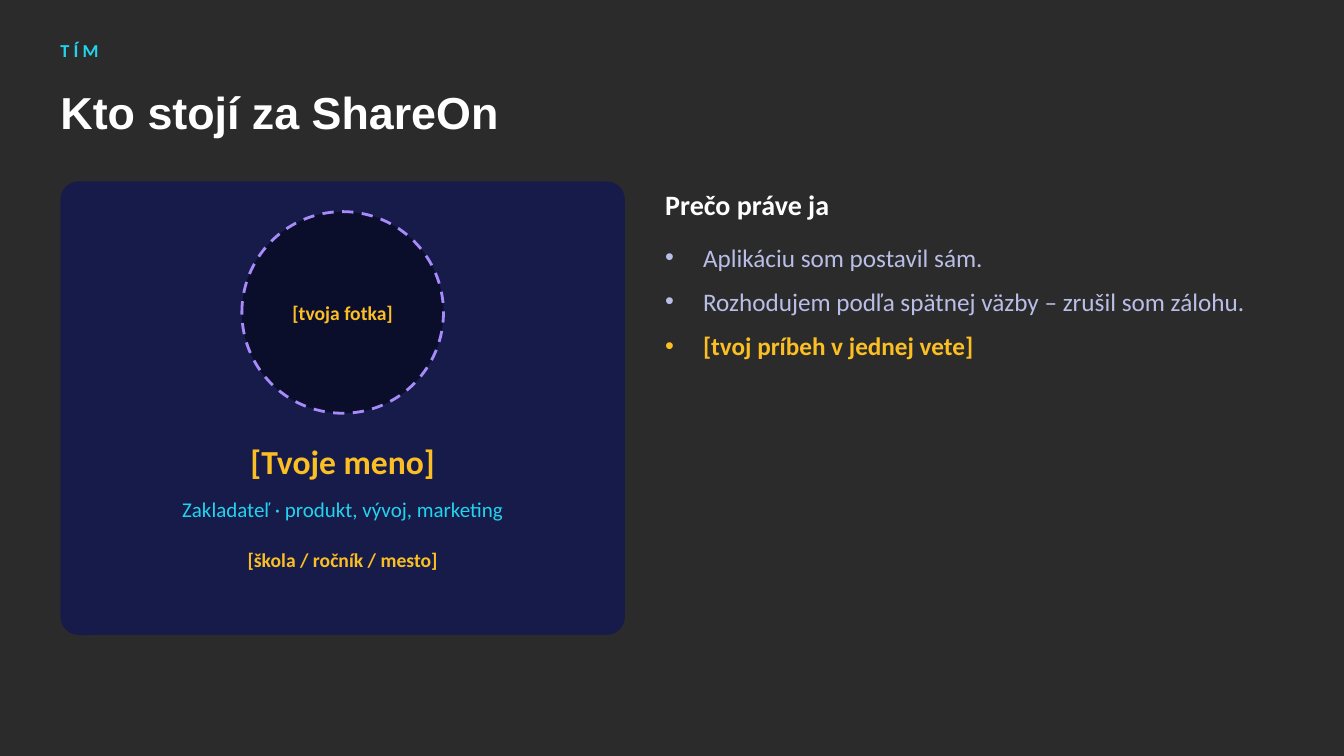
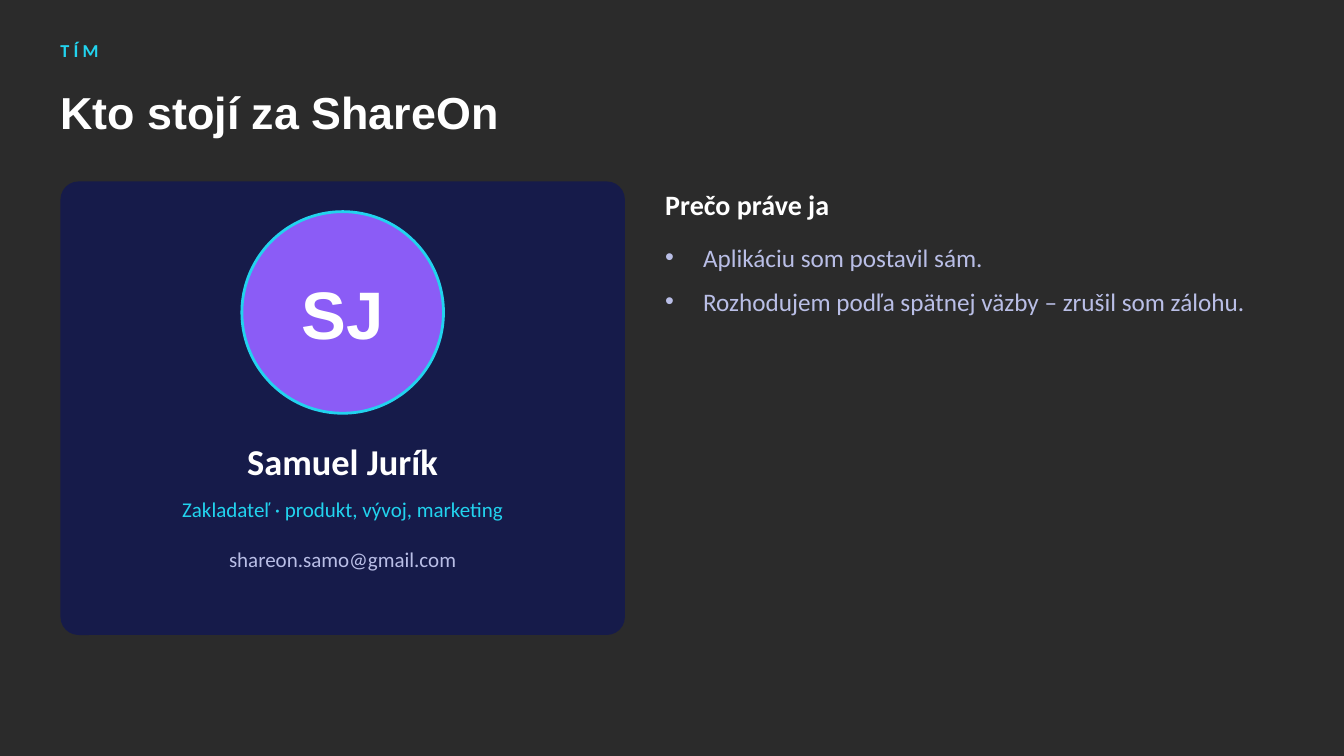
Before and after one commit to samueljurik5-web/shareon, a slide deck: slide 12 of docs/pitch/ShareOn-pitch-deck.pptx. Drawn at 1344x756 pixels with LibreOffice and Linux fonts; fonts in the diff are those of the drawing; background and template pictures are left out; a plain dark background stands for a picture behind light text. Boxes give left, top, right and bottom in pixels: in the first picture for what was removed or moved away, otherwise in the second. Text is boxed around its words. In the diff, an @@ line names an element or a change of style, - is before the commit and + after.

```diff
--- a/docs/pitch/ShareOn-pitch-deck.pptx
+++ b/docs/pitch/ShareOn-pitch-deck.pptx
@@ ellipse at bbox=[242, 212, 444, 413]: fill #0B0E2B to #8B5CF6; outline #A78BFA 2 pt dashed to #22D3EE 2 pt @@
@@ text at bbox=[302, 292, 384, 340]: text changed; size 14 to 48 pt; font Calibri to Arial; text colour #FBBF24 to #FFFFFF @@
-[tvoja fotka]
+SJ
@@ text at bbox=[703, 336, 973, 360]: paragraph removed @@
-• [tvoj príbeh v jednej vete]
@@ text at bbox=[247, 449, 438, 476]: text changed; size 24 to 26 pt; text colour #FBBF24 to #FFFFFF @@
-[Tvoje meno]
+Samuel Jurík
@@ text at bbox=[229, 552, 456, 571]: text changed; size 14 to 15 pt; text colour #FBBF24 to #B9BEE6; bold off @@
-[škola / ročník / mesto]
+shareon.samo@gmail.com
```
Also in this commit, not shown: 1 other slide changed, 1 other file.
